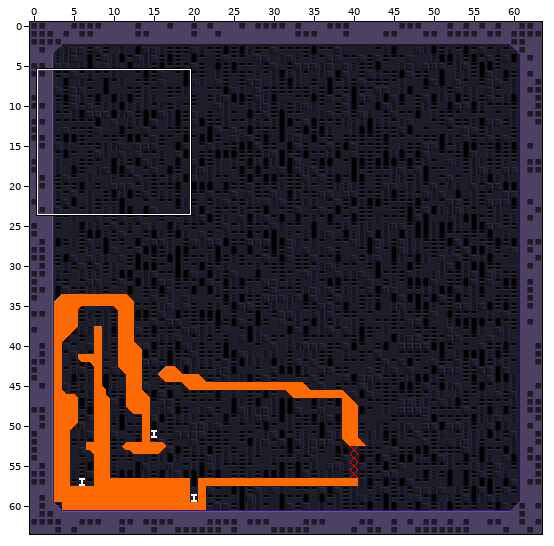
Tiled map: Assets/tiled/prototype_PrototypeSprites.tmx. Above: a wide view before the commit, with the close-up outlined.
Close-up. Before the edit:
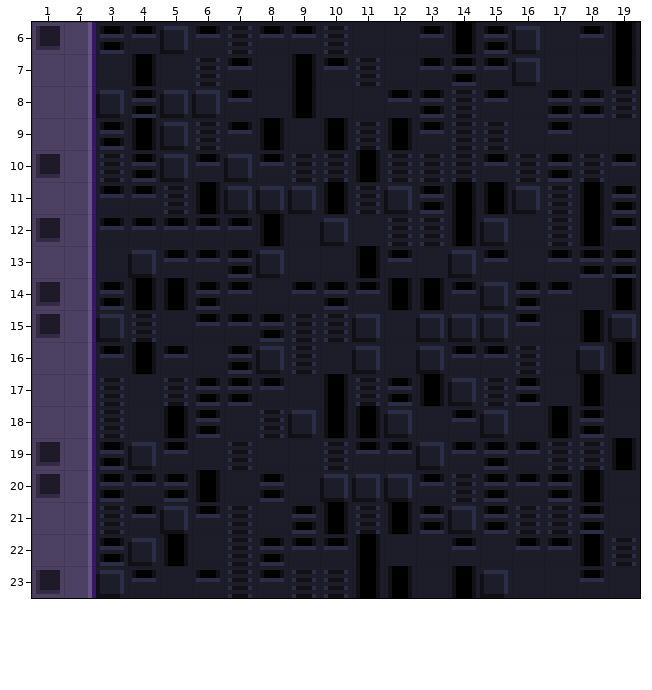
Cells are 8x8 px. Shown: x 1..19, y 6..23. The commit also changed other parts of the map, which this record leaves out.
The same view after the edit:
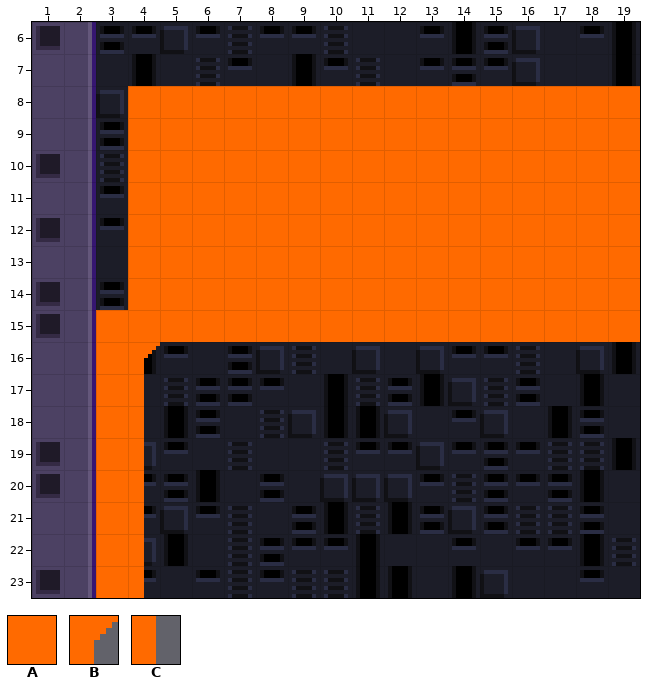
Key: from "prototype": A 0, B 29, C 47.
_ is an empty cell.
Diff:
Layer "Geometry":
The edit adds tile A in rows 8 to 14 at x 4 to 19; in row 15 at x 3 to 19; in rows 16 to 23 at x 3.
The edit adds tile B in row 16 at x 4.
The edit adds tile C in rows 17 to 23 at x 4.
Boxes around the changes in both close-ups, in picture pixels (x1, y1, x2, y2):
added: (96, 86, 640, 598)
